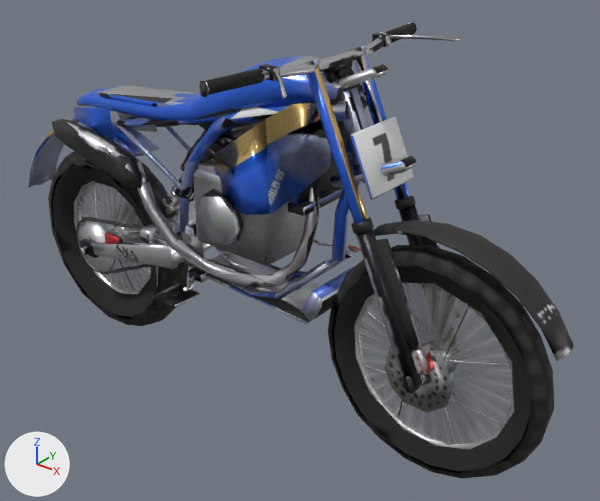
Renders of the glTF model public/models/bike-lod.glb from each side of a commit.
The view is the same before and after, from a camera (50 mm lens) standing at (2.202, -1.7, 1.256) and looking at (0.776, 0.084, 0.15). Arrows for +X, +Y and +Z are at lower left; the lights stay in place. The first picture is the older version. Where no turn or scale is listed for an object, it has been applied to the vertices. Vertices at exactly the same position are counted once.

In view in the first picture: 'bodywork', 'engine', 'exhaust', 'fork_lower', 'fork_upper', 'frame', 'handlebar', 'swingarm', 'wheel_front', 'wheel_front_blur', 'wheel_rear', 'wheel_rear_blur' and 8 more.
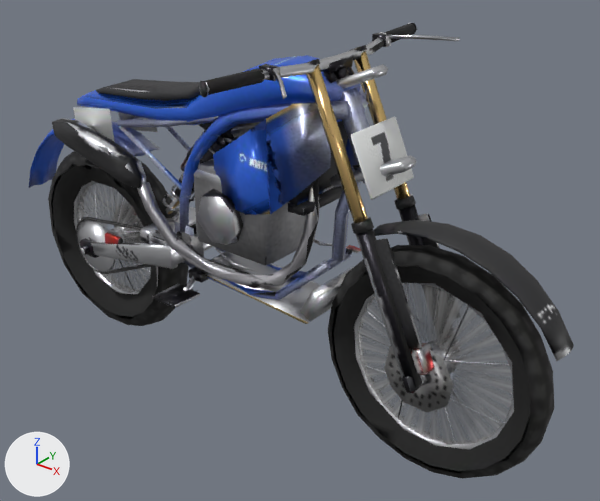
Where the change shows, as pixel boxes (x1, y1, x2, y2) in the pictures (600 x 501 px; the box of a moved part takes in the faces that stretch with it):
part 1 of me_bodywork, rebuilt
    before: (97, 86, 193, 107)
    after: (96, 79, 201, 101)
part 2 of me_bodywork, moved or reshaped
    before: (239, 59, 282, 73)
    after: (243, 59, 282, 72)
part 3 of me_bodywork, surface changed
    both: (29, 55, 367, 215)
part 4 of me_fork_upper, surface changed (blue to brown)
    both: (306, 45, 416, 223)
part 5 of me_frame, surface changed
    both: (116, 87, 369, 324)

The change, as a diff of the scene's bpy script:
```diff
--- a/public/models/bike-lod.glb.py
+++ b/public/models/bike-lod.glb.py
@@ me_bodywork @@
 me_bodywork.from_pydata(...)  # 238 vertices, 444 faces; spans x -0.443..1.006, y -0.149..0.149, z 0.103..0.762
 # used by ob_bodywork; location = (0.0, 0.0, 0.0)
+# me_bodywork part 1: the loose piece of 34 vertices spanning x 0.04..0.56, y -0.079..0.079, z 0.53..0.619 is rebuilt with 37 vertices and now spans x 0.04..0.56, y -0.08..0.08, z 0.543..0.665
+# me_bodywork part 2
+# 4 vertices are removed from x 0.72..0.94, y -0.082..0.098, z 0.672..0.731
+# 18 faces are deleted
+# 2 vertices are added at (0.92, 0.088, 0.687), (0.719, -0.071, 0.725)
+# 14 new faces join them
+# me_bodywork part 3: 302 kept faces spanning x -0.443..1.006, y -0.149..0.149, z 0.103..0.762 get new texture (UV) coordinates
 me_bodywork.materials.append(mat_bike_body_rookie)
@@ me_fork_upper @@
 me_fork_upper.from_pydata(...)  # 166 vertices, 284 faces; spans x -0.212..0.116, y -0.122..0.122, z -0.196..0.293
 # used by ob_fork_upper; location = (1.08, 0.0, 0.5)
+# me_fork_upper part 4: texture (UV) coordinates of 281 of 284 faces, centred in x -0.211..0.115, y -0.118..0.118, z -0.194..0.291, changed; they spanned u 0.2..0.97, v 0.0..0.98 and now span u 0.23..0.96, v 0.0..1.0
 me_fork_upper.materials.append(mat_bike_body_rookie)
@@ me_frame @@
 me_frame.from_pydata(...)  # 253 vertices, 418 faces; spans x 0.163..1.117, y -0.118..0.118, z 0.038..0.711
 # used by ob_frame; location = (0.0, 0.0, 0.0)
+# me_frame part 5: texture (UV) coordinates of 418 of 418 faces, centred in x 0.168..1.101, y -0.118..0.118, z 0.04..0.706, changed; they spanned u 0.0..0.96, v 0.0..1.0 and now span u 0.0..0.96, v 0.0..1.0
 me_frame.materials.append(mat_bike_body_rookie)
```
